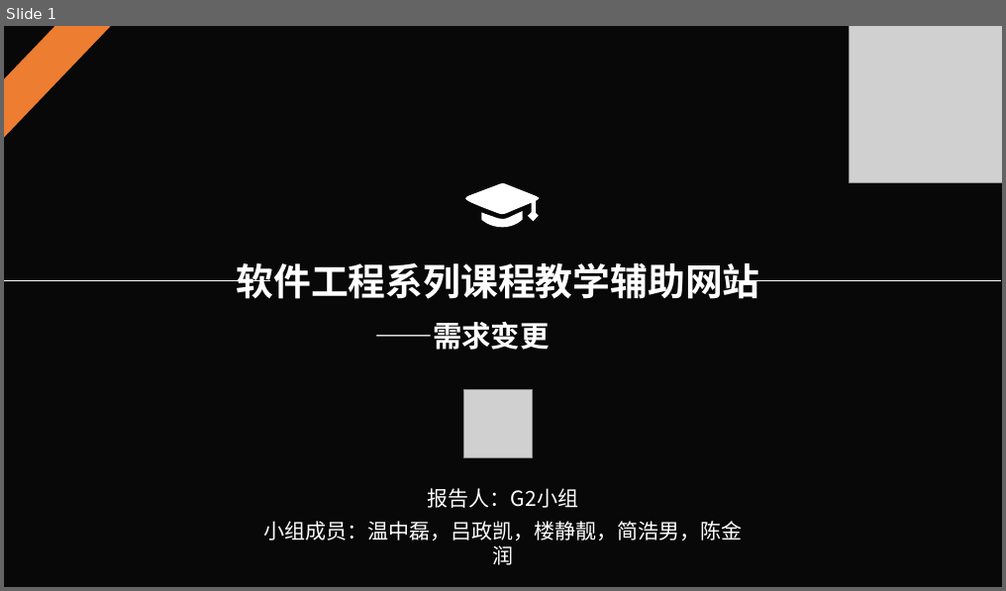
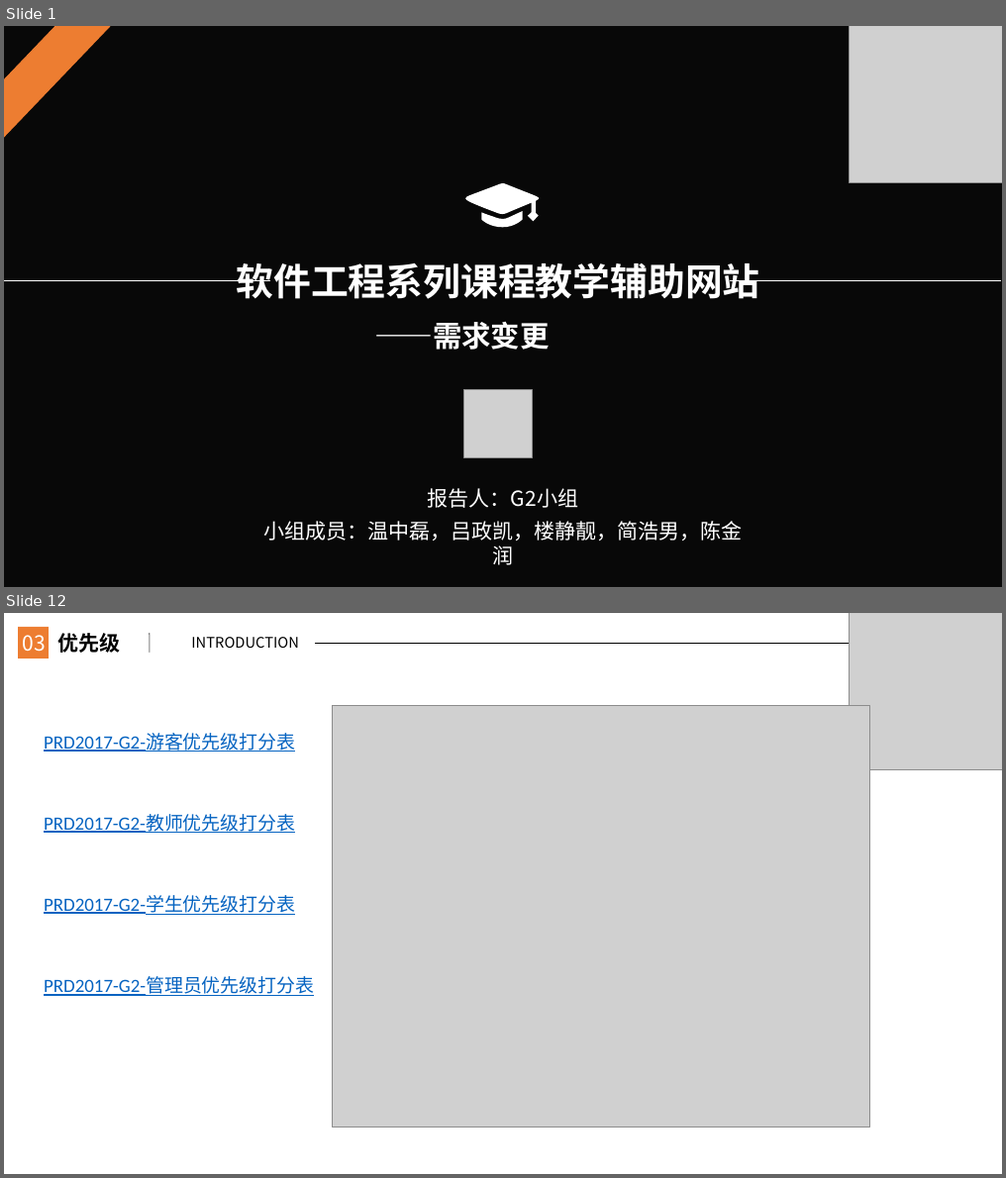
Before and after one commit to JanHonan/store, a slide deck: G2/软件工程系列课程教学辅助网站/非受控文档/楼静靓/PRD2017-G2-需求变更管理ppt.pptx. Shown one above the other, each under a label of ours: slide 1 before the commit, slides 1 and 12 after it; the slides between them are not shown. The pictures are 1006x591 and 1006x1178 pixels, drawn with LibreOffice and Linux fonts; fonts in the diff are those of the drawing; grey boxes stand for pictures; background and template pictures are left out; a plain dark background stands for a picture behind light text. Boxes give left, top, right and bottom in pixels: in the first picture for what was removed or moved away, otherwise in the second. Text is boxed around its words. In the diff, an @@ line names an element or a change of style, - is before the commit and + after.

Commit message:
楼静靓 2018-01-13 修改需求变更管理ppt

```diff
--- a/G2/软件工程系列课程教学辅助网站/非受控文档/楼静靓/PRD2017-G2-需求变更管理ppt.pptx
+++ b/G2/软件工程系列课程教学辅助网站/非受控文档/楼静靓/PRD2017-G2-需求变更管理ppt.pptx
@@ slide 12 added at [4,613,1002,1174], background #FFFFFF @@
@@ rectangle added at [18,627,49,658], fill #ED7D31 @@
@@ text added at [23,635,46,652], 20 pt, text #FFFFFF @@
+03
@@ text added at [58,633,121,653], 20 pt, text #000000, bold @@
+优先级
@@ line added from (150, 633) to (150, 652), #000000 1 pt @@
@@ text added at [191,637,299,648], 14 pt, text #000000 @@
+INTRODUCTION
@@ picture added at [848,613,1002,769] @@
@@ line added from (316, 643) to (1002, 643), #000000 0.5 pt @@
@@ picture added at [332,706,869,1128] @@
@@ text added at [44,733,295,752], 18 pt, text #0563C1, underline @@
+PRD2017-G2-游客优先级打分表
@@ text added at [44,814,295,833], 18 pt, text #0563C1, underline @@
+PRD2017-G2-教师优先级打分表
@@ text added at [44,895,295,915], 18 pt, text #0563C1, underline @@
+PRD2017-G2-学生优先级打分表
@@ text added at [44,977,314,996], 18 pt, text #0563C1, underline @@
+PRD2017-G2-管理员优先级打分表
```
Also in this commit, not shown: 9 slides changed, 13 other slides added, 4 slides removed.
